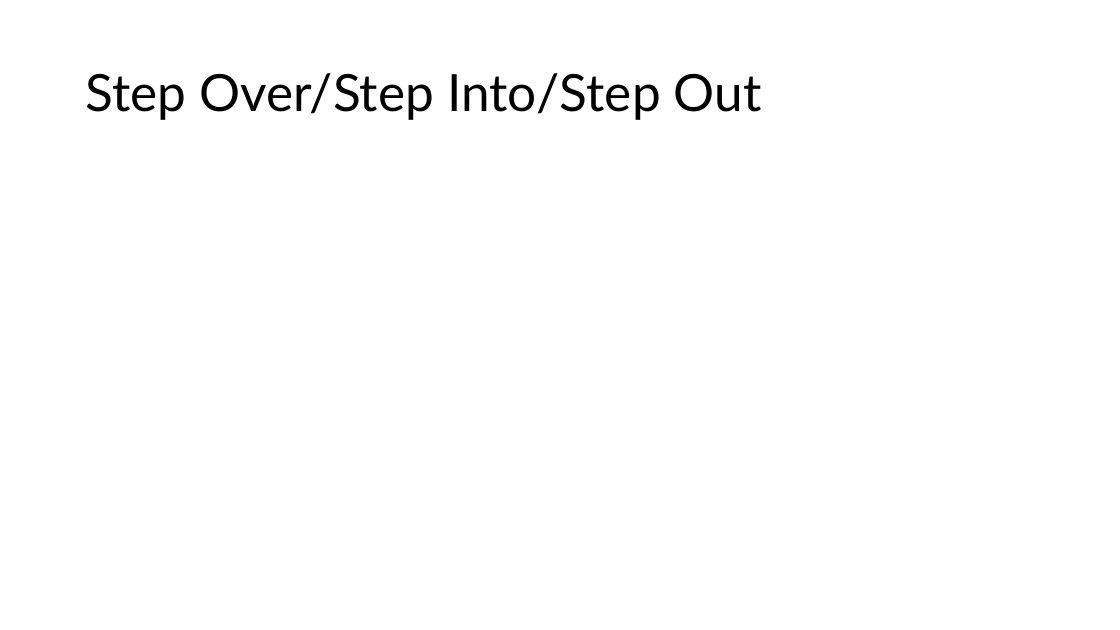
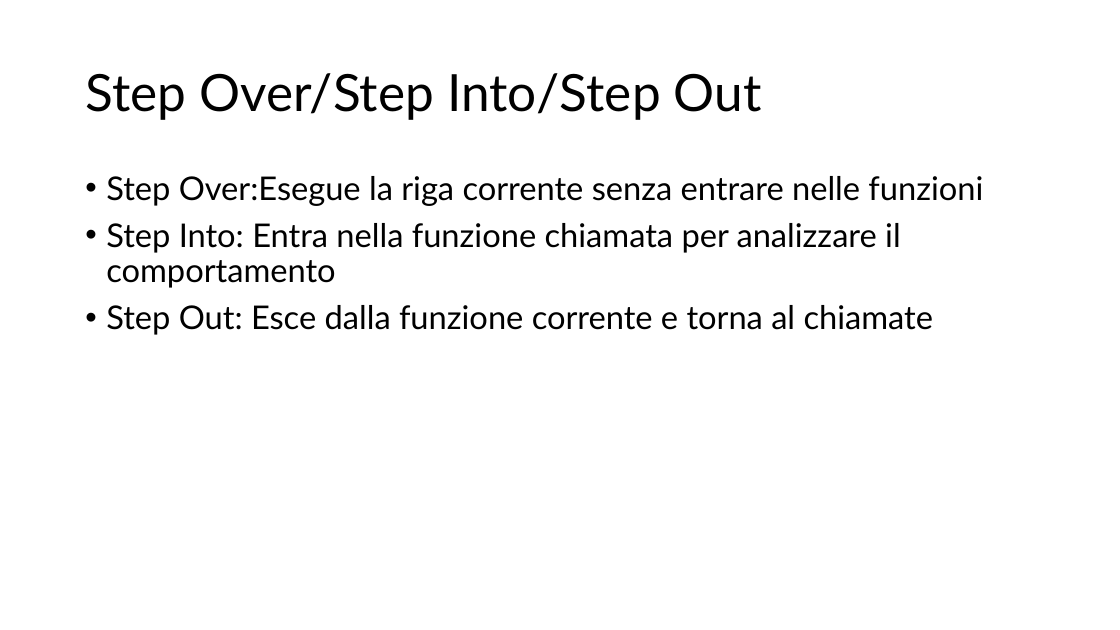
Before and after one commit to EliottJacobe08/Lab-Programmazione-1, a slide deck: slide 9 of Debugging.pptx. Drawn at 1120x630 pixels with LibreOffice and Linux fonts; fonts in the diff are those of the drawing. Boxes give left, top, right and bottom in pixels: in the first picture for what was removed or moved away, otherwise in the second. Text is boxed around its words. In the diff, an @@ line names an element or a change of style, - is before the commit and + after.

```diff
--- a/Debugging.pptx
+++ b/Debugging.pptx
@@ text added at (106, 176, 983, 335), 28 pt, text #000000 @@
+• Step Over:Esegue la riga corrente senza entrare nelle funzioni
+• Step Into: Entra nella funzione chiamata per analizzare il comportamento
+• Step Out: Esce dalla funzione corrente e torna al chiamate
```
Also in this commit, not shown: 4 other slides changed, 3 slides added, 3 slides removed.
